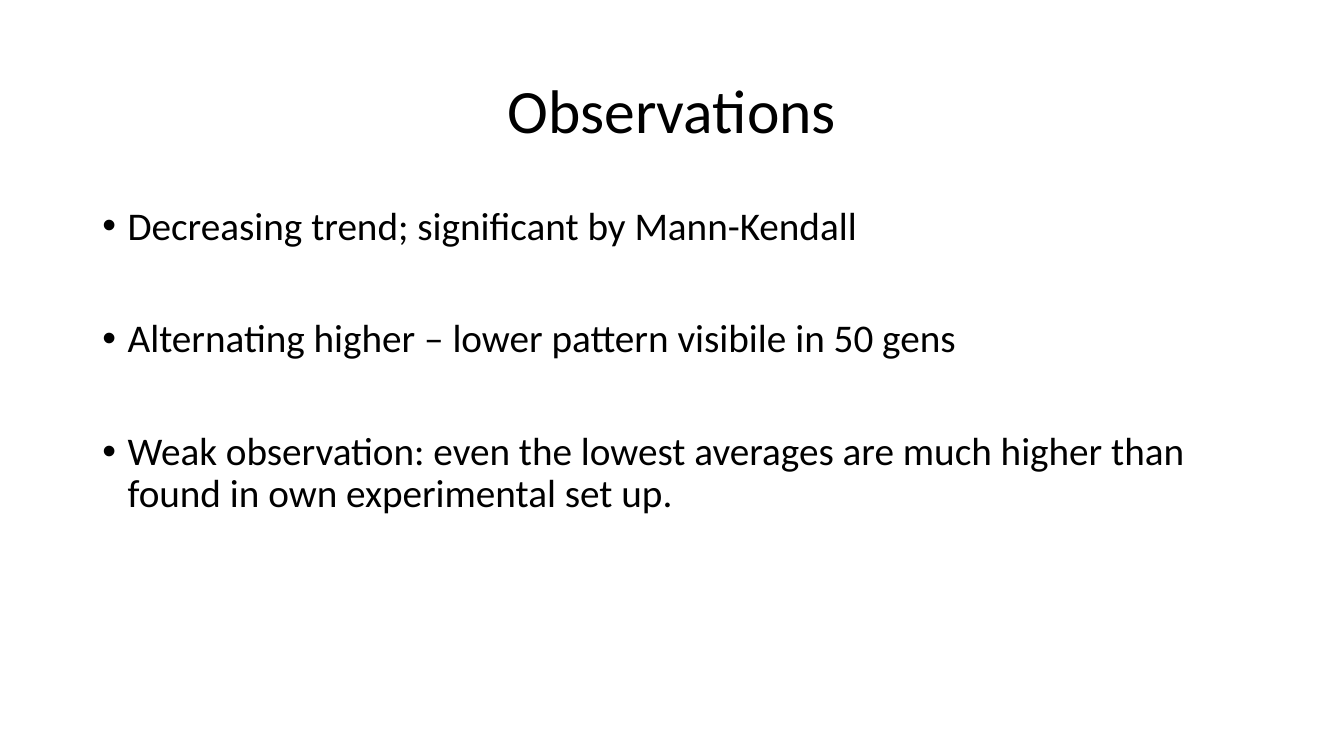
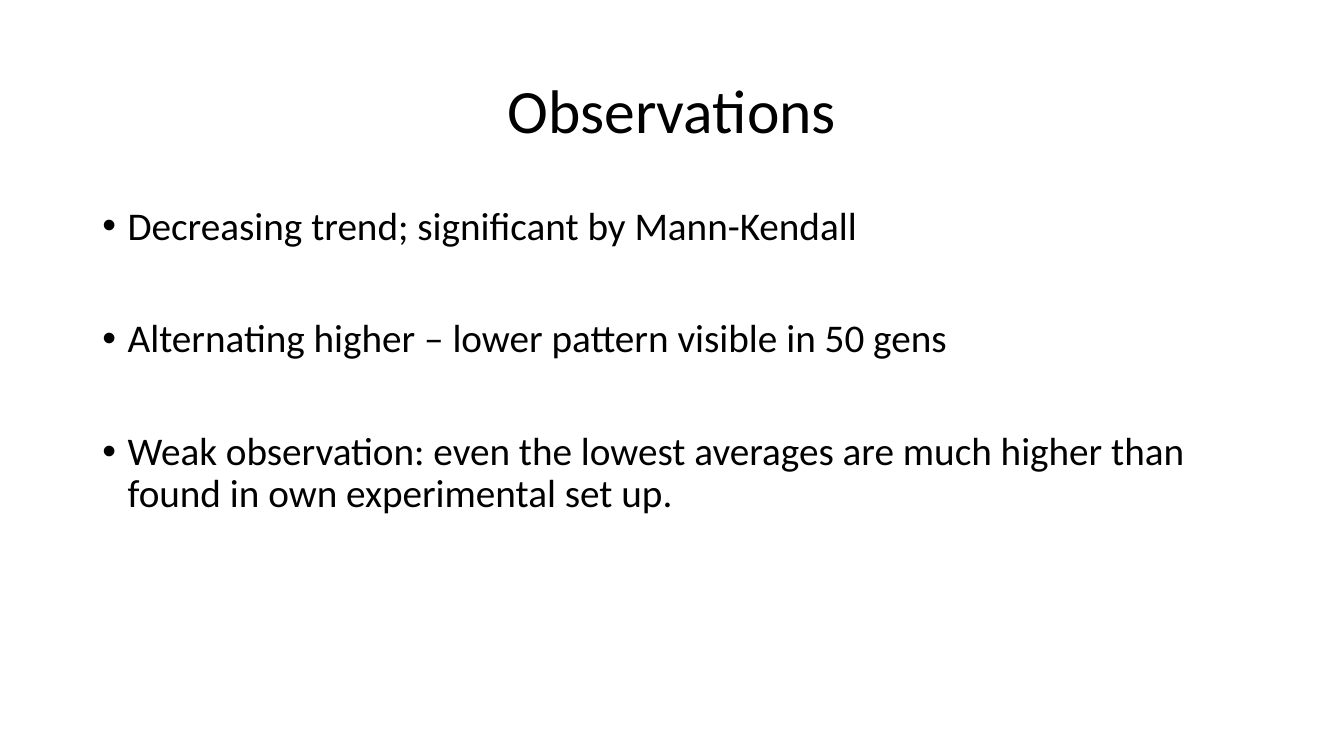
Before and after one commit to klausondrag/evolutionary-computing-toolbox, a slide deck: slide 13 of limbs-experiment/Presentation.pptx. Drawn at 1344x756 pixels with LibreOffice and Linux fonts; fonts in the diff are those of the drawing. Boxes give left, top, right and bottom in pixels: in the first picture for what was removed or moved away, otherwise in the second. Text is boxed around its words. In the diff, an @@ line names an element or a change of style, - is before the commit and + after.

```diff
--- a/limbs-experiment/Presentation.pptx
+++ b/limbs-experiment/Presentation.pptx
@@ text at (128, 324, 946, 359): text changed @@
-• Alternating higher – lower pattern visibile in 50 gens
+• Alternating higher – lower pattern visible in 50 gens
```
Also in this commit, not shown: 1 other file.
